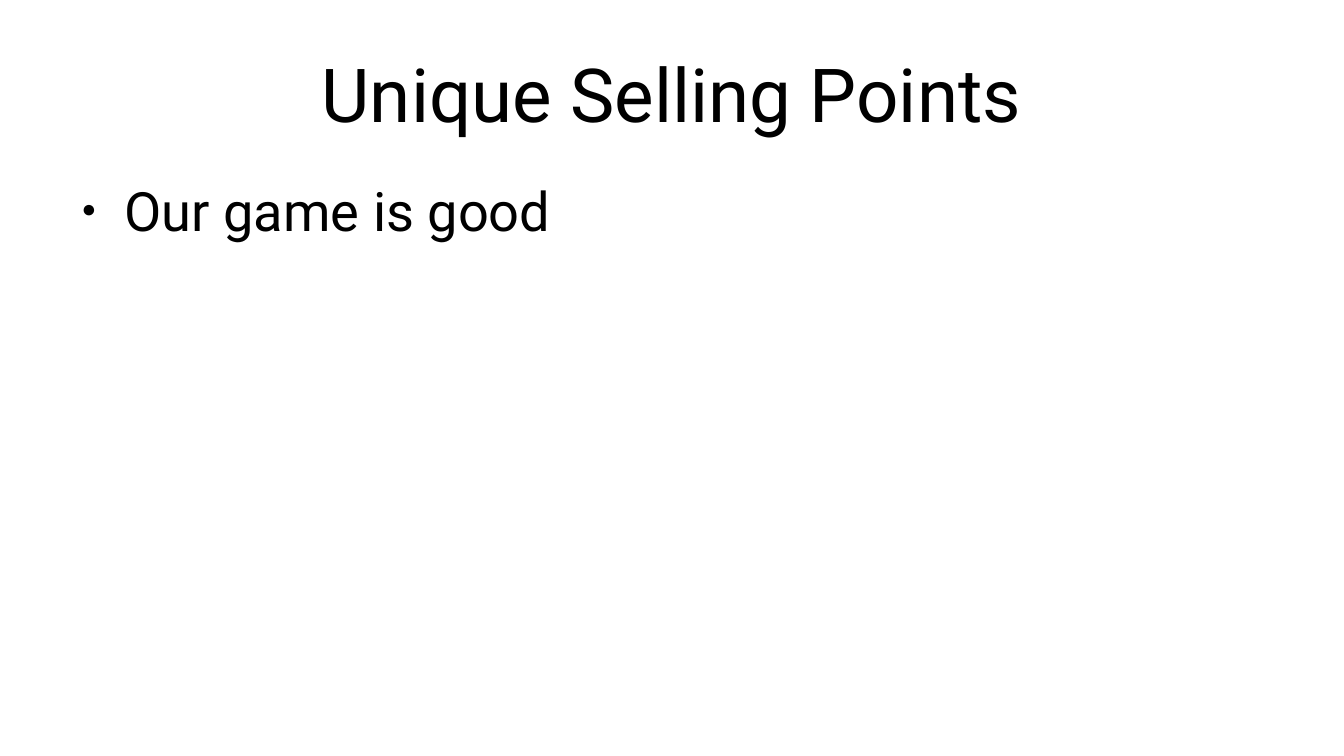
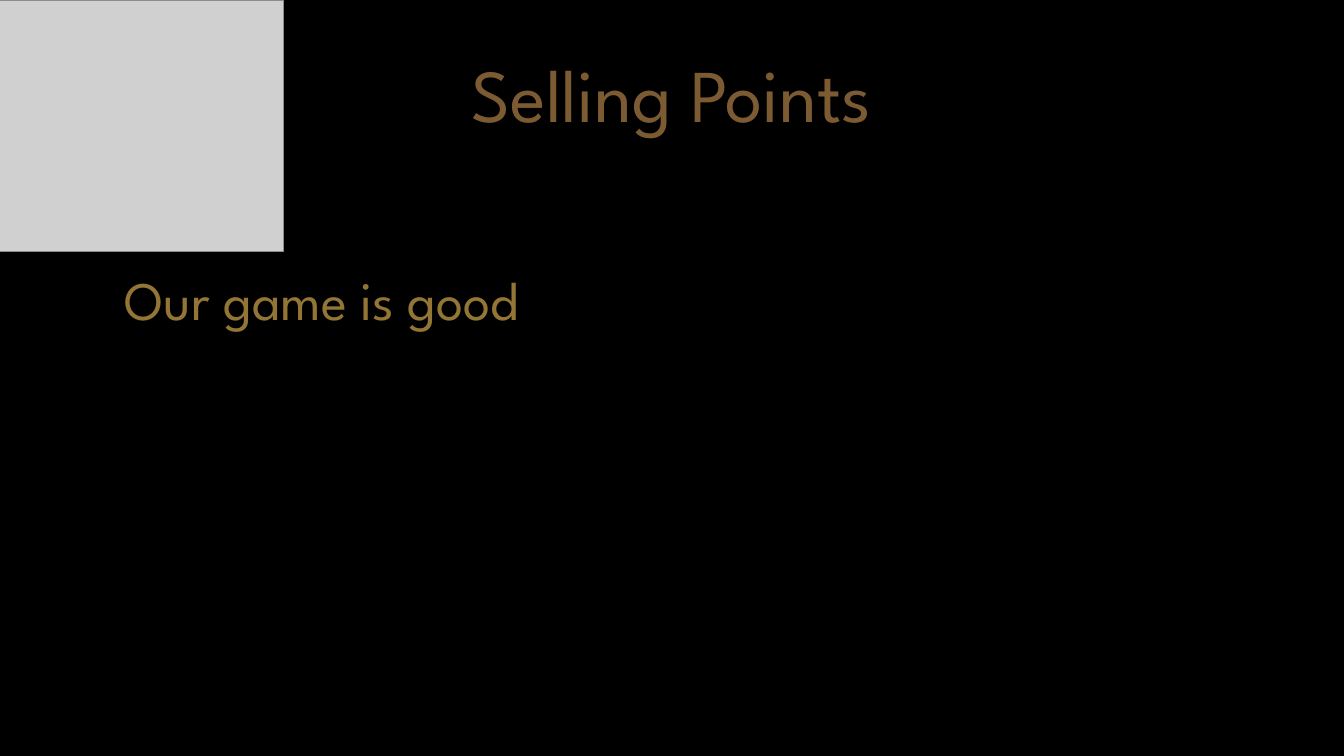
Before and after one commit to ZeusOfTheCrows/comp150-game, a slide deck: slide 10 of Investment Pitch Resources/Slide Deck.pptx. Drawn at 1344x756 pixels with LibreOffice and Linux fonts; fonts in the diff are those of the drawing; grey boxes stand for pictures. Boxes give left, top, right and bottom in pixels: in the first picture for what was removed or moved away, otherwise in the second. Text is boxed around its words. In the diff, an @@ line names an element or a change of style, - is before the commit and + after.

Commit message:
Updated powerpoint with visual styles, added Samurai.png

```diff
--- a/Investment Pitch Resources/Slide Deck.pptx
+++ b/Investment Pitch Resources/Slide Deck.pptx
@@ background #FFFFFF to #000000 @@
@@ picture added at (x1=0, y1=0, x2=284, y2=251) @@
@@ text at (x1=472, y1=71, x2=871, y2=139): text changed; font Roboto to League Spartan; text colour #000000 to #7C5B33 @@
-Unique Selling Points
+Selling Points
@@ text "Our game is good" at (x1=125, y1=283, x2=519, y2=332): font Roboto to League Spartan, text colour #000000 to #937535 @@
```
Also in this commit, not shown: 14 other slides changed, 6 slides added, 6 slides removed, 1 other file.
